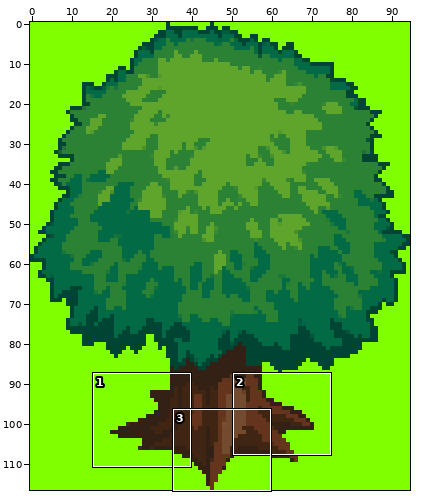
Sprite sheet, stored at src/main/resources/base/img/oak.png. The first picture is a wide view before the edit; the outline marks the close-up.
Close-up. Before the edit:
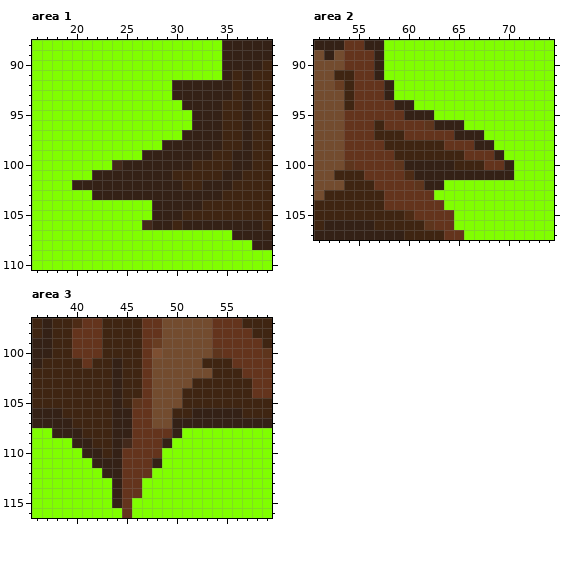
The file is 95x117 pixels. Colours within 5 levels of each other are drawn and written as one. Shown: area 1: x 16..39, y 88..110; area 2: x 51..74, y 88..107; area 3: x 36..59, y 97..116. The commit also changed other parts of the picture, which this record leaves out.
After the commit:
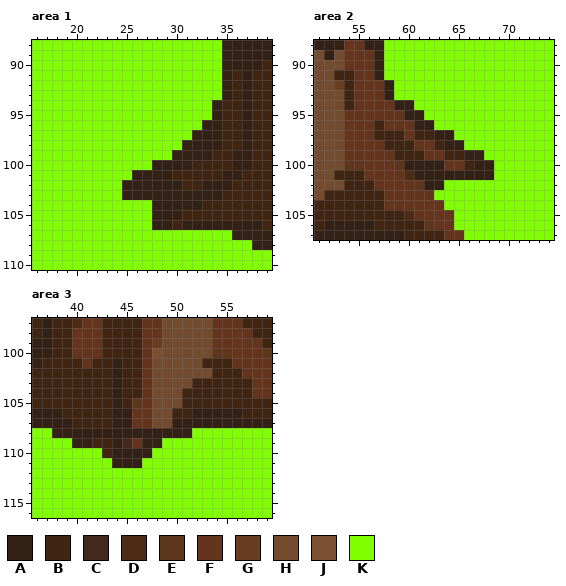
Palette (. is transparent): A #342116  B #3f2512  C #43291b  D #4d2b15  E #5e351d  F #64341d  G #683d22  H #734c2f  J #7d4f32  K #80ff00
Edits made:
Area 1:
Colour A gives way to colour K in rows 92 to 93 at x 30 to 34; in row 94 at x 31 to 33; in row 95 at x 32 to 33; in row 96 at x 32; in row 97 at x 31; in row 98 at x 29 to 30.
Colour A gives way to colour K in row 99 at x 27 to 29; in row 100 at x 25 to 27; in row 101 at x 22 to 25; in row 102 at x 20 to 24; in row 103 at x 22 to 24.
Colour C gives way to colour K in row 100 at x 24; in row 106 at x 27.
Area 2:
Colour B gives way to colour A in row 100 at x 67.
Colour E gives way to colour A in row 96 at x 62.
Colour F gives way to colour A in row 96 at x 61; in row 97 at x 63 to 64; in row 98 at x 64 to 65; in row 99 at x 66 to 67; in row 100 at x 68.
Colour F gives way to colour B in row 97 at x 61 to 62.
Colour A gives way to colour F in row 100 at x 64.
Colour B gives way to colour F in row 98 at x 61 to 62; in row 99 at x 62 to 63; in row 100 at x 65.
Colour A gives way to colour K in row 95 at x 62; in row 96 at x 63 to 65; in row 97 at x 65 to 67; in row 98 at x 67 to 68; in row 99 at x 69; in row 100 at x 70.
Colour A gives way to colour K in row 101 at x 69 to 70.
Colour F gives way to colour K in row 98 at x 66; in row 99 at x 68; in row 100 at x 69.
Area 3:
Colour B gives way to colour A in row 108 at x 41 to 43.
Colour F gives way to colour A in row 108 at x 46 to 49; in row 109 at x 47 to 48; in row 110 at x 45 to 47; in row 111 at x 45 to 46.
Colour K gives way to colour A in row 108 at x 51.
Colour A gives way to colour K in row 109 at x 49; in row 110 at x 41 to 42; in row 111 at x 42 to 43 and 48; in row 112 at x 43 to 44; in rows 113 to 115 at x 44.
Colour F gives way to colour K in row 110 at x 48; in row 111 at x 47; in row 112 at x 45 to 47; in rows 113 to 114 at x 45 to 46; in rows 115 to 116 at x 45.
